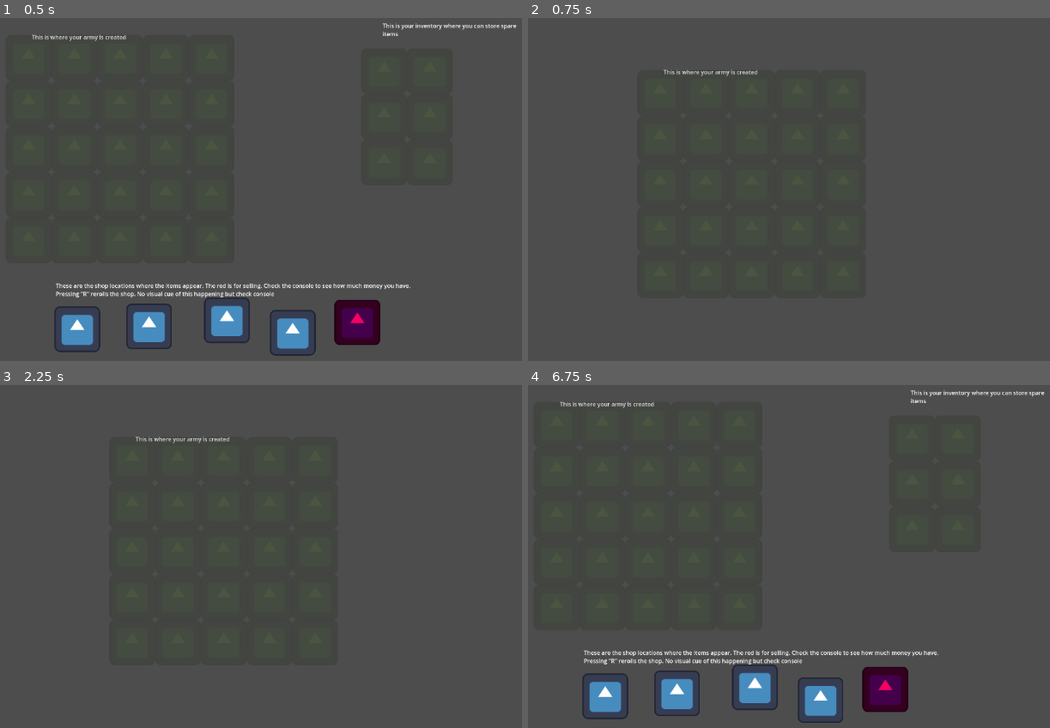
Above: before the commit, frames 1-4 (two rows, left to right).
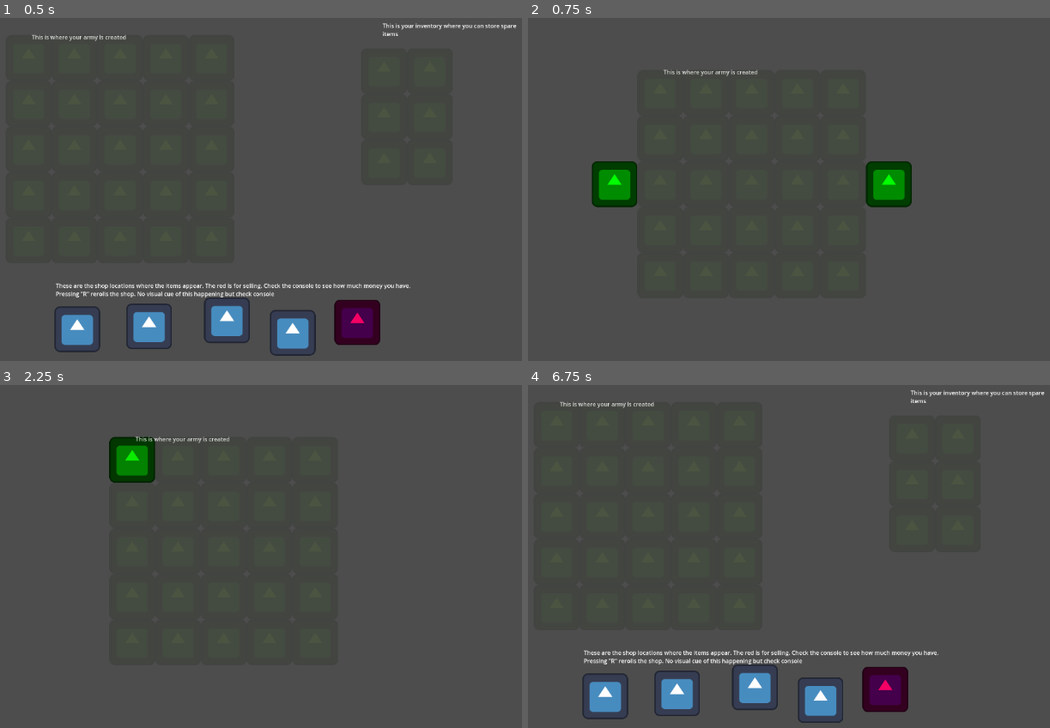
Above: after the commit, the same moments.

Repository: LorcanSmith/Armies
Game: Godot game, scene res://Scenes/main.tscn
The game is run twice, just before and just after one commit, with the same random seed, the same clock (stepped at 60 frames per second) and the same inputs. The engine's default icon, where the game draws it, is replaced by a stand-in: a white triangle on a blue panel in a dark square.
Inputs (mouse positions are in pixels of both pictures, inside the frame that each line leads up to):
- Up to frame 1 (0.5 s): no input
- Up to frame 2 (0.75 s): tap Enter (ui_accept) at 0.5 s; move the mouse to (606, 330) at 0.52 s; hold X from 0.53 s (still down); click (606, 330) at 0.67 s
- Up to frame 3 (2.25 s): tap Enter (ui_accept) at 0.77, 1.25, 1.52, 2 s; move the mouse to (151, 693) at 1.27 s; release X at 1.28 s; hold S 1.28-2.03 s; tap X at 1.35 s; click (151, 693) at 1.42 s; move the mouse to (224, 686) at 2.02 s; hold L from 2.03 s (still down); click (224, 686) at 2.17 s
- Up to frame 4 (6.75 s): tap X at 2.3, 3.05, 3.8, 4.55, 5.3, 5.85 s; tap Enter (ui_accept) at 2.75, 3.02, 3.5, 3.77, 4.25, 4.52, 6.02 s; move the mouse to (726, 618) at 2.77 s; release L at 2.78 s; tap M at 2.85 s; click (726, 618) at 2.92 s; move the mouse to (966, 597) at 3.52 s; hold C 3.53-4.28 s; hold S 3.53-5.78 s; move the mouse to (559, 484) at 4.27 s; tap U at 4.35 s; move the mouse to (799, 542) at 5.02 s; hold R 5.03-5.78 s; click (799, 542) at 5.17 s; move the mouse to (658, 446) at 5.77 s; move the mouse to (820, 700) at 6.52 s; hold X from 6.53 s (still down); click (820, 700) at 6.67 s

Frame 1 is identical in both runs. In frame 2, 2.3% of the frame differs, in the area x 12-74%, y 41-56%; in frame 3, 1.2%; in frame 4, nothing differs.
Error before the commit: Attempt to call function 'movement_phase' in base 'null instance' on a null instance. (res://Scripts/Managers/game_manager.gd:66)
Error after the commit: Attempt to call function 'setup_headquarters' in base 'null instance' on a null instance. (res://Scripts/Managers/game_manager.gd:73)

Commit message:
Player and enemy headquarters now spawn in

Diff:
--- a/Prefabs/Managers/combat_manager.tscn
+++ b/Prefabs/Managers/combat_manager.tscn
@@ -1,6 +1,11 @@
-[gd_scene load_steps=2 format=3 uid="uid://bgv4jk4whdmy6"]
+[gd_scene load_steps=3 format=3 uid="uid://bgv4jk4whdmy6"]
 
 [ext_resource type="Script" path="res://Scripts/Managers/combat_manager.gd" id="1_7ijpe"]
+[ext_resource type="PackedScene" uid="uid://cuf4kh851odj1" path="res://Prefabs/Managers/headquarter.tscn" id="2_2r55k"]
 
 [node name="combat_manager" type="Node2D"]
 script = ExtResource("1_7ijpe")
+
+[node name="player_headquarter" parent="." groups=["player"] instance=ExtResource("2_2r55k")]
+
+[node name="enemy_headquarter" parent="." groups=["enemy"] instance=ExtResource("2_2r55k")]
--- /dev/null
+++ b/Prefabs/Managers/headquarter.tscn
@@ -0,0 +1,9 @@
+[gd_scene load_steps=2 format=3 uid="uid://cuf4kh851odj1"]
+
+[ext_resource type="Texture2D" uid="uid://fx6vipkd6jt3" path="res://icon.svg" id="1_fkx2v"]
+
+[node name="headquarter" type="Node2D"]
+modulate = Color(0, 1, 0, 1)
+
+[node name="Sprite2D" type="Sprite2D" parent="."]
+texture = ExtResource("1_fkx2v")
--- a/Scripts/Managers/combat_manager.gd
+++ b/Scripts/Managers/combat_manager.gd
@@ -12,6 +12,26 @@
 var player_army : Array = []
 # army belonging to the opponent
 var enemy_army : Array = []
+
+var player_headquarter : Node2D
+var enemy_headquarter : Node2D
+
+func _ready() -> void:
+	player_headquarter = self.find_child("player_headquarter")
+	enemy_headquarter = self.find_child("enemy_headquarter")
+func setup_headquarters():
+	#Gets the current grid so we can find out its size
+	var grid = game_manager.GridManager.get_grid()
+	#Gets the center of the grid in the y axis
+	var grid_height_center = (grid[0][-1].global_position.y)/2
+	#Gets the tile which is the furthest to the right
+	var grid_width = grid[-1]
+	#Offsets our headquarters by its sprite size
+	var offset = find_child("Sprite2D").texture.get_width()
+	#Sets the player headquarter to be to the left of the map
+	player_headquarter.global_position = Vector2(-offset, grid_height_center)
+	#Sets the player headquarter to be to the right of the map
+	enemy_headquarter.global_position = Vector2(grid_width[0].global_position.x + offset, grid_height_center)
 
 
 func battle_ticker():
--- a/Scripts/Managers/game_manager.gd
+++ b/Scripts/Managers/game_manager.gd
@@ -69,3 +69,5 @@
 		CombatManager.battle_ticker()
 	if Input.is_key_pressed(KEY_U):
 		GridManager.load_units()
+	if Input.is_key_pressed(KEY_X):
+		CombatManager.setup_headquarters()
--- /dev/null
+++ b/Scripts/Managers/headquater.gd
@@ -0,0 +1,20 @@
+extends Node
+
+@export var health = 150
+
+#Does damage and heals headquaters
+#Positive numbers to hurt, negative numbers to heal
+func hurt(amount : int):
+	health -= amount
+	if(health <= 0):
+		destroy_headquarters()
+
+#Called when the headquater runs out of head
+func destroy_headquarters():
+	#If this is the players headquaters, then we lose
+	if(self.is_in_group("player")):
+		#LOSE
+		print("YOU LOSE")
+	#If this is the enemies headquarters, then we win
+	else:
+		print("YOU WIN")
--- a/project.godot
+++ b/project.godot
@@ -19,3 +19,5 @@
 
 tile="Group for map tile nodes"
 sell_location="Area which triggers selling a unit"
+player=""
+enemy=""
Not shown, changed: .gitignore
Not shown, changed: army.save
